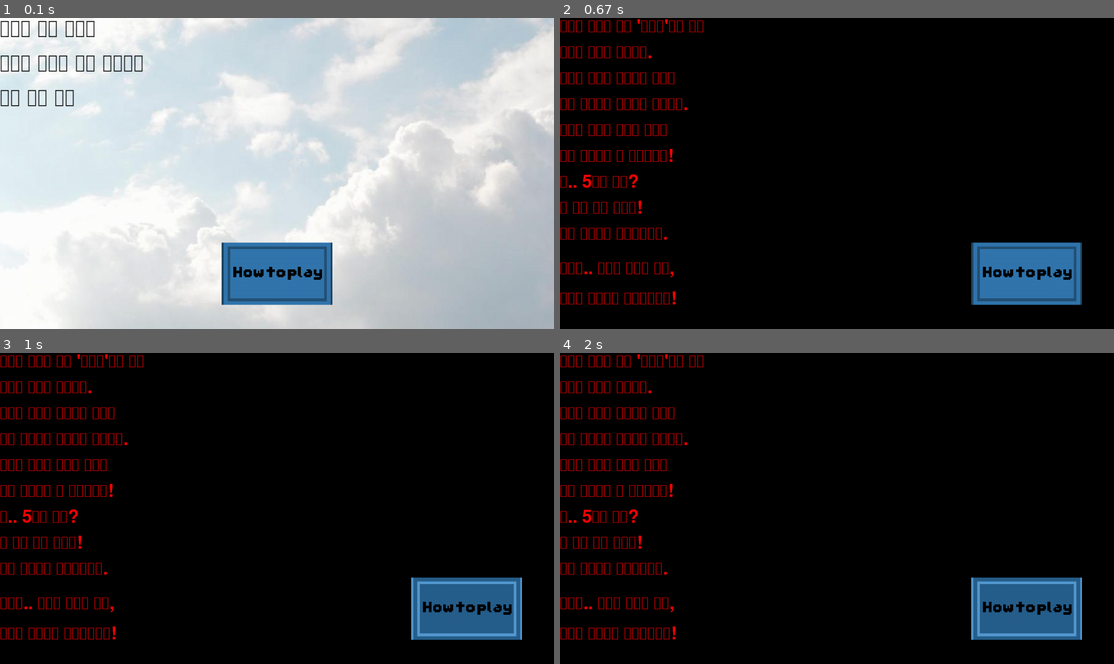
Above: before the commit, frames 1-4 (two rows, left to right).
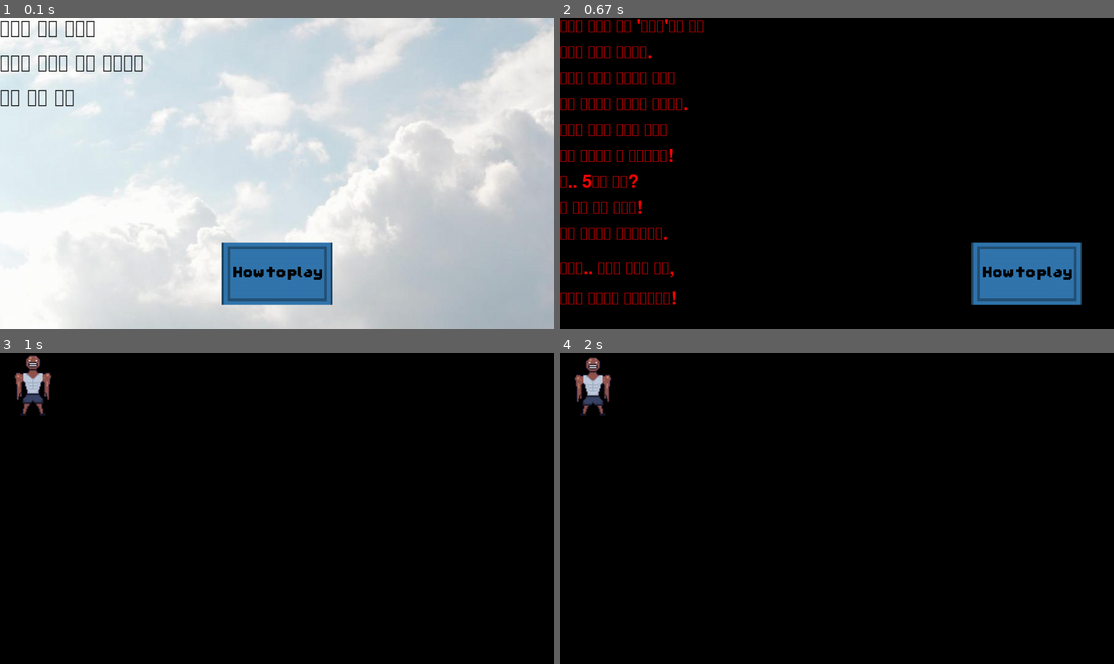
Above: after the commit, the same moments.

Repository: junseowon/PyGame
Game: pygame game, started from Game/main.py
Two runs of this game, one before a commit and one after it. Both use one fixed random seed, a clock stepped at 60 frames per second and the inputs below.
Inputs (mouse positions are in pixels of both pictures, inside the frame that each line leads up to):
- Up to frame 1 (0.1 s): no input
- Up to frame 2 (0.67 s): click (837, 273) at 0.38 s
- Up to frame 3 (1 s): click (465, 608) at 0.72 s
- Up to frame 4 (2 s): no input

Frames 1-2 are identical in both runs. In frame 3, 7.4% of the frame differs, in the area x 0-95%, y 0-93%; in frame 4, 7.4%.

Commit message:
update_idle_player

Diff:
--- a/Game/game.py
+++ b/Game/game.py
@@ -1,5 +1,6 @@
 from load_sounds import *
 from load_fonts import *
+from player import *
 
 def menu(input_screen, input_image, font_color):
     input_screen.blit(input_image, (0, 0))
@@ -21,6 +22,3 @@
     handwriting_font(input_screen, "보상은.. 저희가 드리는 보수,", font_color, 0, 560, 60)
     handwriting_font(input_screen, "그리고 뿌듯함을 얻으실겁니다!", font_color, 0, 630, 60)
     menu_music(-1, 1)
-
-def game():
-    pygame.quit()
--- a/Game/main.py
+++ b/Game/main.py
@@ -1,9 +1,9 @@
 import pygame
-import time
 from load_fonts import *
 from button_UI import *
 from load_sounds import *
 from game import *
+from player import *
 
 pygame.init()
 
@@ -47,12 +47,26 @@
             if event.type == pygame.QUIT:
                 pygame.quit()
 
-        Button(screen, howtoplay_button, 950, 520, 256, 144, howtoplay_button_act, 950, 520, call_game)
+        Button(screen, howtoplay_button, 950, 520, 256, 144, howtoplay_button_act, 950, 520, game)
 
         pygame.display.update()
         fps.tick(60)
 
-def call_game():
-    pass
+def game():
+    moving_sprites = pygame.sprite.Group()
+    player = PlayerIdle(0, 0)
+    moving_sprites.add(player)
+
+    while True:
+        for event in pygame.event.get():
+            if event.type == pygame.QUIT:
+                pygame.quit()
+
+        screen.fill((0, 0, 0))
+        player.animate()
+        moving_sprites.draw(screen)
+        moving_sprites.update(0.05)
+        pygame.display.flip()
+        fps.tick(60)
 
 play()
--- a/Game/player.py
+++ b/Game/player.py
@@ -1,119 +1,27 @@
 import pygame
 
-pygame.init()
+class PlayerIdle(pygame.sprite.Sprite):
+    def __init__(self, pos_x, pos_y):
+        super().__init__()
+        self.sprites = []
+        self.is_animating = False
+        self.sprites.append(pygame.image.load("images/player/Player_Idle_1.png"))
+        self.sprites.append(pygame.image.load("images/player/Player_Idle_2.png"))
+        self.current_sprite = 0
+        self.image = self.sprites[self.current_sprite]
 
-SCREEN_WIDTH = 1280
-SCREEN_HEIGHT = 720
+        self.rect = self.image.get_rect()
+        self.rect.topleft = [pos_x, pos_y]
 
-screen = pygame.display.set_mode((SCREEN_WIDTH, SCREEN_HEIGHT))
+    def animate(self):
+        self.is_animating = True
 
-fps = pygame.time.Clock()
+    def update(self, speed):
+        if self.is_animating == True:
+            self.current_sprite += speed
 
-player_x_pos = 0
-player_y_pos = 0
+            if self.current_sprite >= len(self.sprites):
+                self.current_sprite = 0
+                self.is_animating = False
 
-is_right = False
-is_left = False
-is_up = False
-is_down = False
-
-walkCount = 0
-
-left_walk = [pygame.image.load("images/player/Player_Moving_Left_1.png"), pygame.image.load("images/player/Player_Moving_Left_2.png")]
-
-right_walk = [pygame.image.load("images/player/Player_Moving_Right_1.png"), pygame.image.load("images/player/Player_Moving_Right_2.png")]
-
-up_walk = [pygame.image.load("images/player/Player_Moving_Up_1.png"), pygame.image.load("images/player/Player_Moving_Up_2.png")]
-
-down_walk = [pygame.image.load("images/player/Player_Moving_Down_1.png"), pygame.image.load("images/player/Player_Moving_Down_2.png")]
-
-idle = pygame.image.load("images/player/Player_Idle_1.png")
-
-def playerMove():
-    global walkCount, player_x_pos, player_y_pos
-
-    screen.fill((0, 0, 0))
-
-    if walkCount > 1:
-        walkCount = 0
-
-    if is_left == True:
-        screen.blit(left_walk[walkCount], (player_x_pos, player_y_pos))
-        walkCount += 1
-    elif is_right == True:
-        screen.blit(right_walk[walkCount], (player_x_pos, player_y_pos))
-        walkCount += 1
-    elif is_up == True:
-        screen.blit(up_walk[walkCount], (player_x_pos, player_y_pos))
-        walkCount += 1
-    elif is_down == True:
-        screen.blit(down_walk[walkCount], (player_x_pos, player_y_pos))
-        walkCount += 1
-    else:
-        screen.blit(idle, (player_x_pos, player_y_pos))
-
-while True:
-    fps.tick(30)
-
-    for event in pygame.event.get():
-        if event.type == pygame.QUIT:
-            pygame.quit()
-
-        if event.type == pygame.KEYDOWN:
-            if event.key == pygame.K_RIGHT:
-                is_right = True
-                is_left = False
-                is_up = False
-                is_down = False
-            if event.key == pygame.K_LEFT:
-                is_left = True
-                is_right = False
-                is_up = False
-                is_down = False
-            if event.key == pygame.K_UP:
-                is_up = True
-                is_down = False
-                is_right = False
-                is_left = False
-            if event.key == pygame.K_DOWN:
-                is_down = True
-                is_up = False
-                is_left = False
-                is_right = False
-
-        if event.type == pygame.KEYUP:
-            if event.key == pygame.K_RIGHT:
-                is_right = False
-                is_left = False
-                is_up = False
-                is_down = False
-            if event.key == pygame.K_LEFT:
-                is_left = False
-                is_right = False
-                is_up = False
-                is_down = False
-            if event.key == pygame.K_UP:
-                is_left = False
-                is_right = False
-                is_up = False
-                is_down = False
-            if event.key == pygame.K_DOWN:
-                is_left = False
-                is_right = False
-                is_up = False
-                is_down = False
-
-    if is_right == True:
-        player_x_pos += 10
-    elif is_left == True:
-        player_x_pos -= 10
-    elif is_up == True:
-        player_y_pos -= 10
-    elif is_down == True:
-        player_y_pos += 10
-    else:
-        walkCount = 0
-
-    playerMove()
-
-    pygame.display.update()
+        self.image = self.sprites[int(self.current_sprite)]
Binary file added: images/player/Player_Down_1.png
Binary file added: images/player/Player_Down_2.png
Binary file changed: images/player/Player_Idle_1.png
Binary file changed: images/player/Player_Idle_2.png
Binary file added: images/player/Player_Left_1.png
Binary file added: images/player/Player_Left_2.png
Binary file removed: images/player/Player_Moving_Down_1.png
Binary file removed: images/player/Player_Moving_Down_2.png
Binary file removed: images/player/Player_Moving_Left_1.png
Binary file removed: images/player/Player_Moving_Left_2.png
Binary file removed: images/player/Player_Moving_Right_1.png
Binary file removed: images/player/Player_Moving_Right_2.png
(and 6 more such lines)
